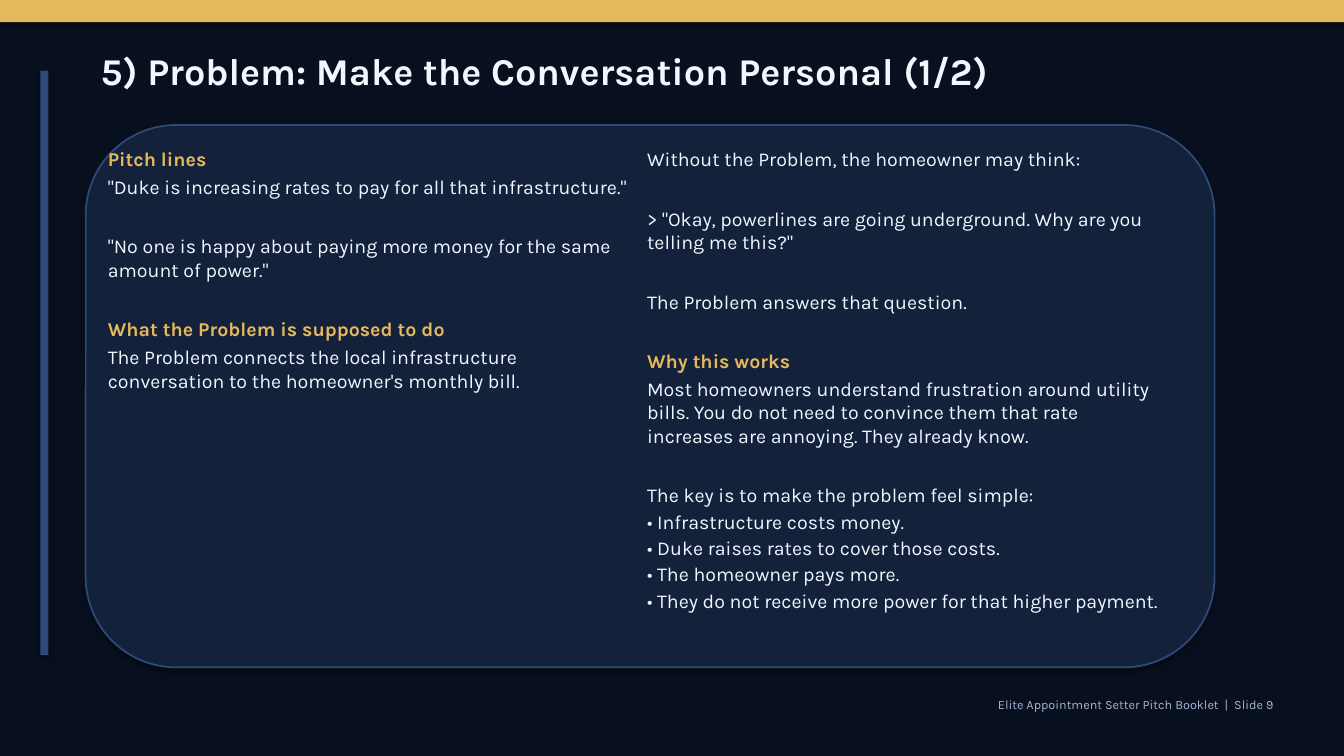
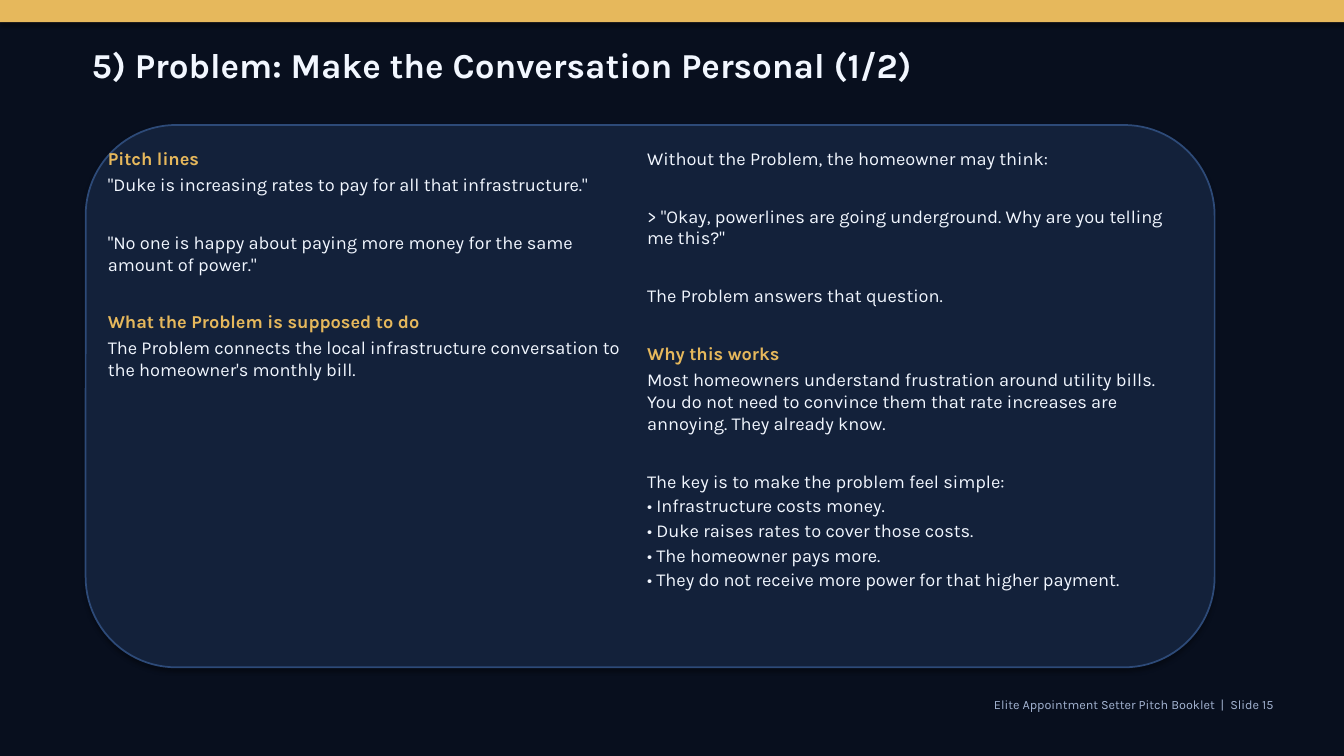
Before and after one commit to rvargas112902-ship-it/Solar-project, a slide deck: slide 15 of deliverables/APPOINTMENT_SETTER_HANDBOOK_ELITE_DECK.pptx (slide 9 before the commit). Drawn at 1344x756 pixels with LibreOffice and Linux fonts; fonts in the diff are those of the drawing. Boxes give left, top, right and bottom in pixels: in the first picture for what was removed or moved away, otherwise in the second. Text is boxed around its words. In the diff, an @@ line names an element or a change of style, - is before the commit and + after.

```diff
--- a/deliverables/APPOINTMENT_SETTER_HANDBOOK_ELITE_DECK.pptx
+++ b/deliverables/APPOINTMENT_SETTER_HANDBOOK_ELITE_DECK.pptx
@@ text "5) Problem: Make the Conversation ..." at (92, 51, 912, 82): size 27 to 25 pt @@
@@ rectangle removed at (40, 71, 48, 655) @@
@@ text "Pitch lines" at (108, 149, 620, 381): size 14 to 13 pt @@
@@ text "Without the Problem, the homeowner ..." at (647, 152, 1163, 591): size 14 to 13 pt @@
@@ text at (994, 700, 1273, 712): text changed @@
-Elite Appointment Setter Pitch Booklet | Slide 9
+Elite Appointment Setter Pitch Booklet | Slide 15
```
Also in this commit, not shown: 75 other slides changed, 6 slides added, 2 other files.
